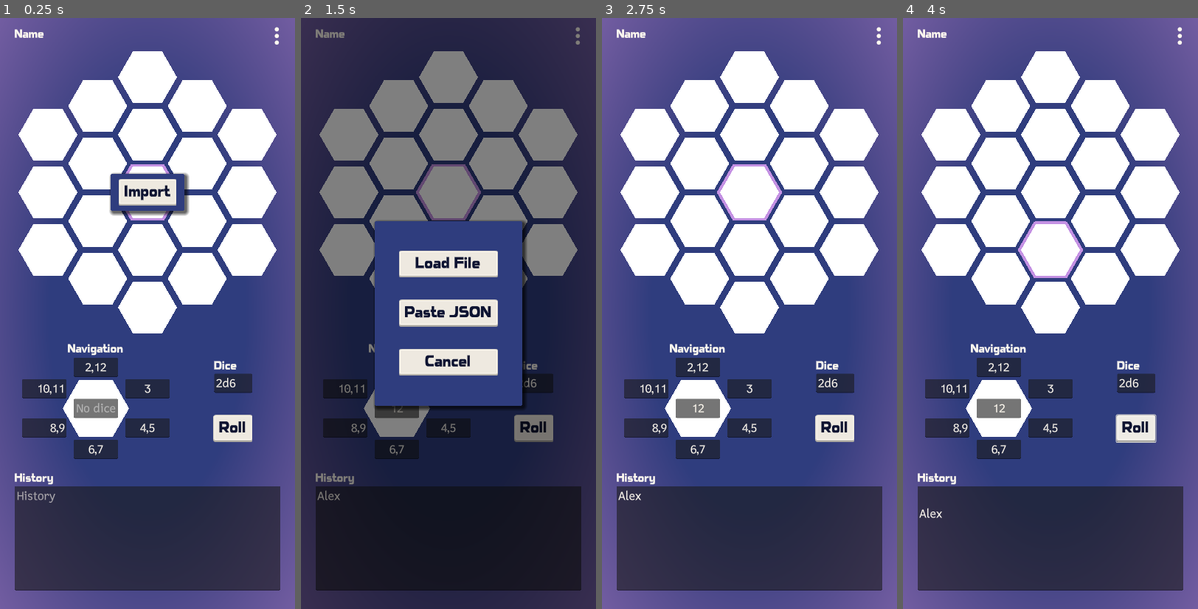
Above: before the commit, frames 1-4 (left to right).
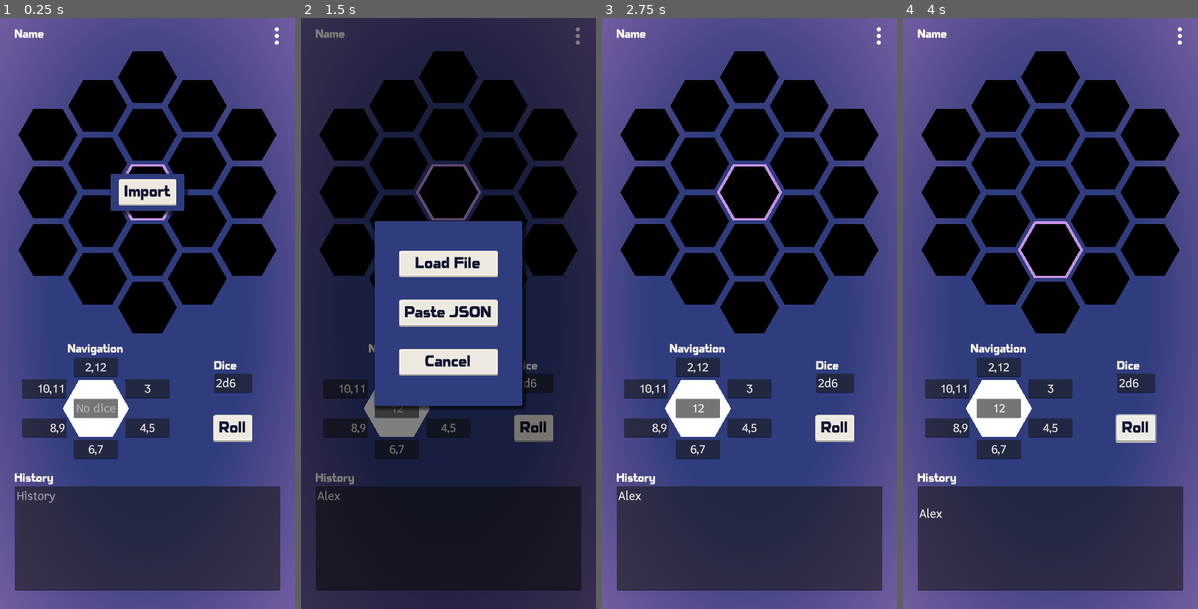
Above: after the commit, the same moments.

Repository: ashestosea/hex-flower
Game: Godot game, scene res://scenes/main.tscn
Two runs of this game, one before a commit and one after it. Both use one fixed random seed, a clock stepped at 60 frames per second and the inputs below.
Inputs (mouse positions are in pixels of both pictures, inside the frame that each line leads up to):
- Up to frame 1 (0.25 s): no input
- Up to frame 2 (1.5 s): click (395, 408) at 0.52 s; type "12" at 0.6 s; click (448, 538) at 0.75 s; type "Alex" at 0.83 s; click "Import" at 1.25 s
- Up to frame 3 (2.75 s): click "Roll" at 2 s
- Up to frame 4 (4 s): click "⋮" at 2.75 s; click "Roll" at 3.5 s

The runs differ from the first frame. In frame 1, 24% of the frame differs, in the area x 6-94%, y 5-54%; in frame 2, 18%; in frame 3, 25%; in frame 4, 25%.

Commit message:
Fix hex colors not being loaded

Diff:
--- a/scripts/hex.gd
+++ b/scripts/hex.gd
@@ -11,85 +11,87 @@
 var _barriers: Array[String]
 
 func _on_input_event(_viewport:Node, event:InputEvent, _shape_idx:int):
-	if event is InputEventMouseButton:
-		if (OS.get_name() == "Android" or OS.get_name() == "iOS"):
-			if (event as InputEventMouseButton).button_index == 2:
-				_manager.edit_hex(self)
-			elif (event as InputEventMouseButton).pressed:
-				if _manager != null:
-					_manager.reset_current_hex(self)
-		else:
-			if (event as InputEventMouseButton).double_click:
-				_manager.edit_hex(self)
-			elif (event as InputEventMouseButton).pressed:
-				if _manager != null:
-					_manager.reset_current_hex(self)
+    if event is InputEventMouseButton:
+        if (OS.get_name() == "Android" or OS.get_name() == "iOS"):
+            if (event as InputEventMouseButton).button_index == 2:
+                _manager.edit_hex(self)
+            elif (event as InputEventMouseButton).pressed:
+                if _manager != null:
+                    _manager.reset_current_hex(self)
+        else:
+            if (event as InputEventMouseButton).double_click:
+                _manager.edit_hex(self)
+            elif (event as InputEventMouseButton).pressed:
+                if _manager != null:
+                    _manager.reset_current_hex(self)
 
 
 func setup(manager: Manager, hex_data: Import.HexData, hex_scale, hex_spacing: float):
-	_manager = manager
+    _manager = manager
 
-	cube_coords = HexUtils.axial_to_cube_coords(hex_data.axial_coords)
-	position = HexUtils.get_hex_center(cube_coords, hex_spacing)
+    cube_coords = HexUtils.axial_to_cube_coords(hex_data.axial_coords)
+    position = HexUtils.get_hex_center(cube_coords, hex_spacing)
 
-	set_barriers(hex_data.barriers)
+    set_barriers(hex_data.barriers)
 
-	var half_hex = hex_scale * 0.5
-	_hexagon.scale = Vector2(half_hex, half_hex)
-	_collider.scale = Vector2(half_hex, half_hex)
+    var half_hex = hex_scale * 0.5
+    _hexagon.scale = Vector2(half_hex, half_hex)
+    _collider.scale = Vector2(half_hex, half_hex)
 
-	var text_size = Vector2(hex_scale * 0.75, hex_scale * HexUtils.BASE_HEX_SIZE.y * 0.95)
-	var text_pos = -text_size * 0.5
-	_label.size = text_size
-	_label.position = text_pos
-	set_text(hex_data.label)
+    var text_size = Vector2(hex_scale * 0.75, hex_scale * HexUtils.BASE_HEX_SIZE.y * 0.95)
+    var text_pos = -text_size * 0.5
+    _label.size = text_size
+    _label.position = text_pos
+    set_text(hex_data.label)
+
+    set_color(hex_data.color)
 
 
 func set_text(text: String):
-	_label.text = text
-	var font = _label.get_theme_default_font()
-	var font_size = _label.get_theme_default_font_size()
-	var text_size = font.get_multiline_string_size(text, HORIZONTAL_ALIGNMENT_CENTER, _label.size.x, font_size)
-	if text_size.x > _label.size.x:
-		_label.add_theme_font_size_override("font_size", (_label.size.x / text_size.x) * font_size)
+    _label.text = text
+    var font = _label.get_theme_default_font()
+    var font_size = _label.get_theme_default_font_size()
+    var text_size = font.get_multiline_string_size(text, HORIZONTAL_ALIGNMENT_CENTER, _label.size.x, font_size)
+    if text_size.x > _label.size.x:
+        _label.add_theme_font_size_override("font_size", (_label.size.x / text_size.x) * font_size)
 
 
 func get_text() -> String:
-	return _label.text
+    return _label.text
 
 
 func set_color(color: Color):
-	_hexagon.color = color
-	var lum = (0.299 * color.r + 0.587 * color.g + 0.144 * color.b)
-	var val = 0 if lum > 0.5 else 1
-	_label.add_theme_color_override("font_color", Color(val, val, val))
+    _hexagon.color = color
+    var lum = (0.299 * color.r + 0.587 * color.g + 0.144 * color.b)
+    var val = 0 if lum > 0.5 else 1
+    _label.add_theme_color_override("font_color", Color(val, val, val))
 
 
 func get_color() -> Color:
-	return _hexagon.color
+    return _hexagon.color
 
 
 func set_start_hex(is_start: bool):
-	_is_start = is_start
+    _is_start = is_start
 
 
 func get_start_hex():
-	return _is_start
+    return _is_start
 
 
 func set_barrier(direction: String, on: bool):
-	if on:
-		if !_barriers.has(direction):
-			_barriers.append(direction)
-	else:
-		_barriers.erase(direction)
+    if on:
+        if !_barriers.has(direction):
+            _barriers.append(direction)
+    else:
+        _barriers.erase(direction)
 
 
 func set_barriers(directions: Array[String]):
-	_barriers.clear()
-	for b in directions:
-		_barriers.append(b)
+    _barriers.clear()
+    for b in directions:
+        _barriers.append(b)
 
 
 func get_barriers() -> Array[String]:
-	return _barriers
+    return _barriers
